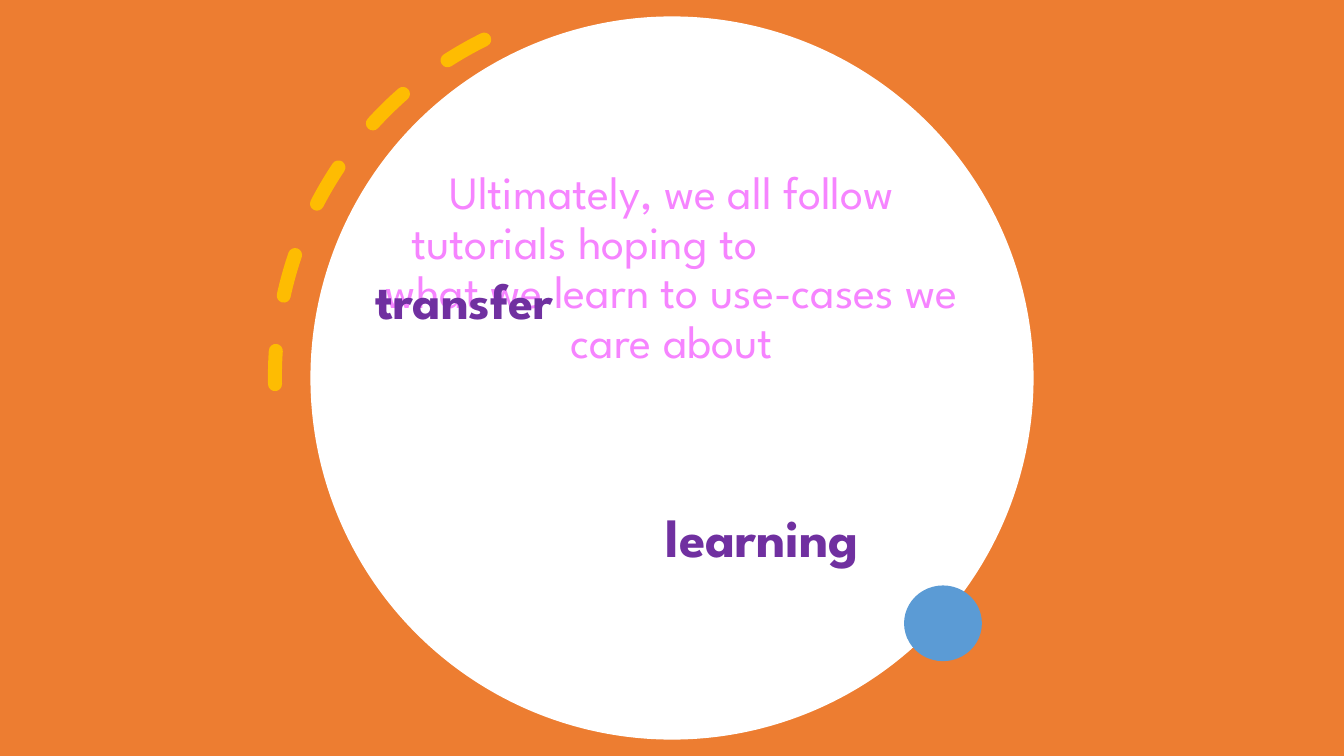
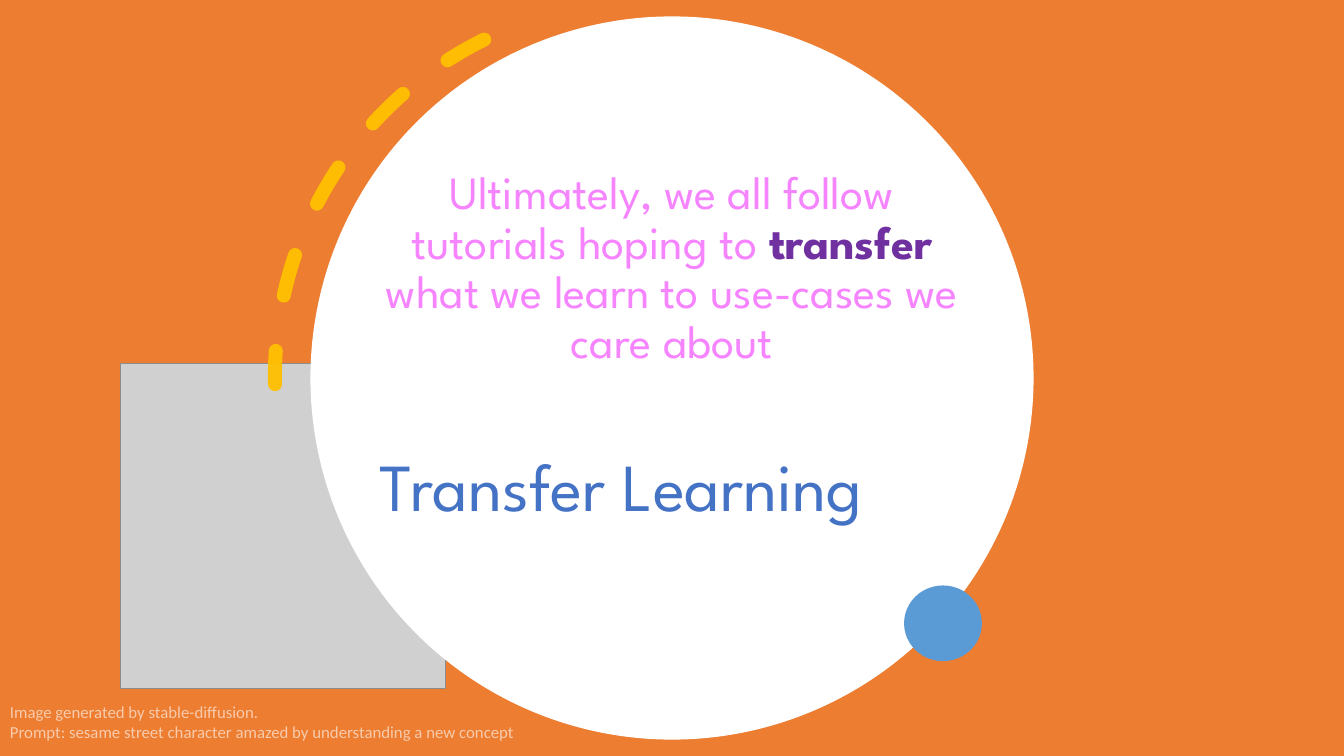
Before and after one commit to danasaur/bert, a slide deck: slide 7 of bert-fine-tuning.pptx (slide 9 before the commit). Drawn at 1344x756 pixels with LibreOffice and Linux fonts; fonts in the diff are those of the drawing; grey boxes stand for pictures. Boxes give left, top, right and bottom in pixels: in the first picture for what was removed or moved away, otherwise in the second. Text is boxed around its words. In the diff, an @@ line names an element or a change of style, - is before the commit and + after.

Commit message:
modified characters to be from custom stable diffusion prompts

```diff
--- a/bert-fine-tuning.pptx
+++ b/bert-fine-tuning.pptx
@@ title "Ultimately, we all follow tutorials ..." at (386,177,957,359): text colour #FFFFFF to #7030A0 in "transfer" @@
@@ text removed at (375,276,553,320) @@
-transfer
@@ picture added at (120,364,446,690) @@
@@ text "Transfer Learning" at (380,464,862,526): vertical alignment bottom to top @@
@@ text at (380,464,862,526): text changed; size 40 to 48 pt; text colour #FFFFFF to #4472C4 @@
-transferlearning
+Transfer Learning
@@ text added at (10,706,513,741), 12 pt, text #F8CBAD @@
+Image generated by stable-diffusion.
+Prompt: sesame street character amazed by understanding a new concept
```
Also in this commit, not shown: 5 other slides changed, 2 slides removed.
